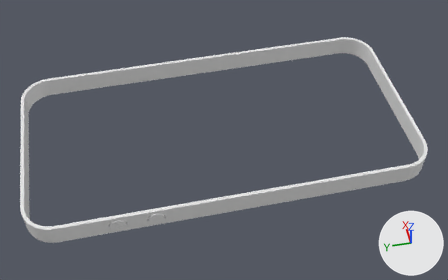
The Blender file Projects/Apple iPhone 4/Apple iPhone 4 version 3.blend as it was, and as the next commit left it.
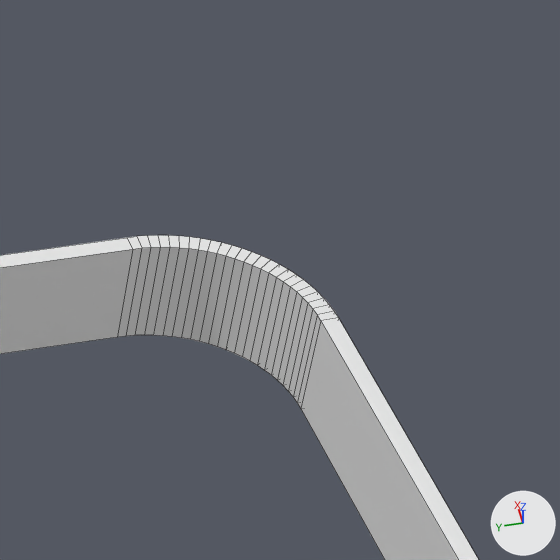
The first picture shows the older version from a 50 mm camera at (-126.5, 25.2, 138.0) aimed at (-3.4, -1.4, -2.5). The close-ups show both versions on the part from 71% to 91% of the width and 0% to 32% of the height of that picture; other places that the commit changed are outside them. Arrows for +X, +Y and +Z are at lower right; the lights stay in place. The close-ups show mesh edges as thin lines.
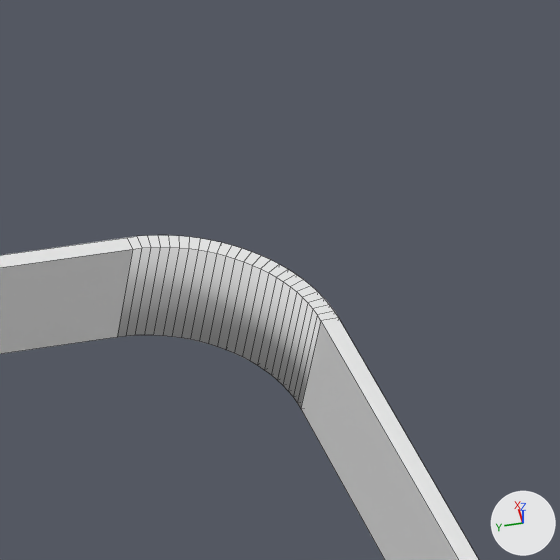
Patch to the scene script:
```diff
--- a/Projects/Apple iPhone 4/Apple iPhone 4 version 3.blend.py
+++ b/Projects/Apple iPhone 4/Apple iPhone 4 version 3.blend.py
@@ me_plane @@
 # used by ob_plane; location = (0.0, 0.0, 0.0)
-me_plane.from_pydata(...)  # 920 vertices, 1068 faces; spans x -29.3..29.3, y -57.6..57.6, z -3.1..3.1
+me_plane.from_pydata(...)  # 928 vertices, 1072 faces; spans x -29.3..29.3, y -57.6..57.6, z -3.1..3.1
+# me_plane part 1: 192 kept faces spanning x -29.3..29.3, y -57.6..57.6, z -3.1..3.1 are now shaded smooth
```

Location of each change, [x1, y1, x2, y2] in pixels of the close-ups (560 x 560 px):
part 1 of me_plane, shading changed
    both: [117, 247, 321, 408]
